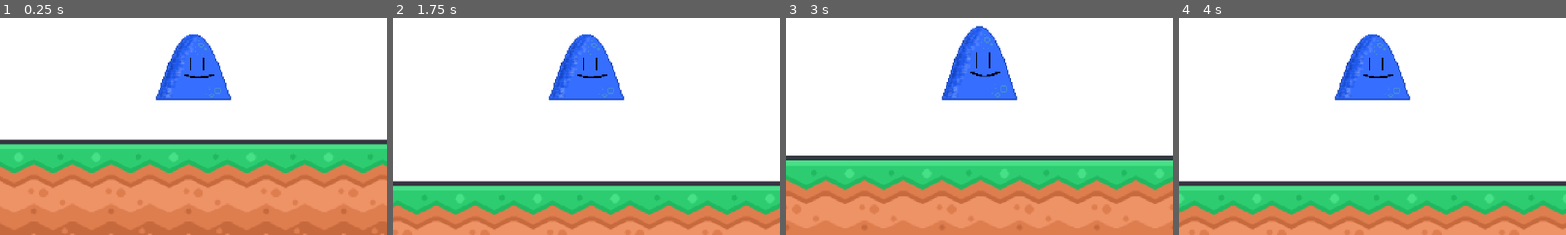
Above: before the commit, frames 1-4 (left to right).
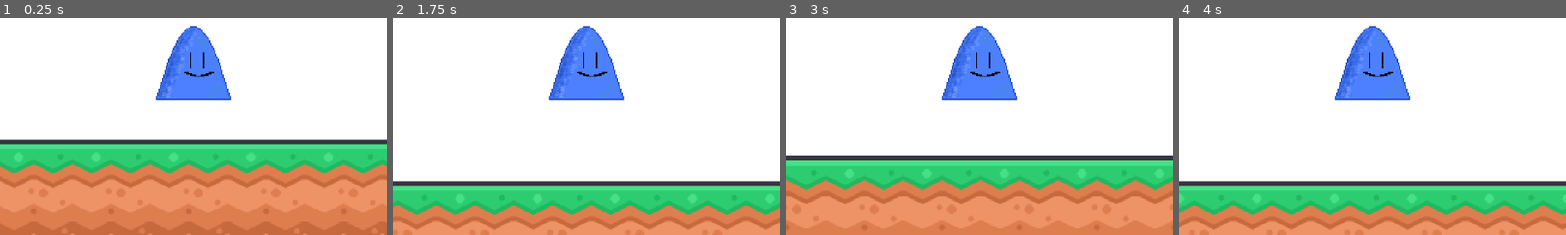
Above: after the commit, the same moments.

Repository: NeonJacketGuy/godot-starter
Game: Godot game, scene res://scenes/main/main.tscn
Two runs of this game, one before a commit and one after it. Both use one fixed random seed, a clock stepped at 60 frames per second and the inputs below.
Inputs:
- Up to frame 1 (0.25 s): no input
- Up to frame 2 (1.75 s): hold D (move_right) from 0.53 s (still down); tap Space (jump) at 0.6, 0.77, 1.07, 1.35, 1.52 s
- Up to frame 3 (3 s): tap Space (jump) at 1.82, 2.1, 2.85 s; release D (move_right) at 2.03 s; hold A (move_left) 2.03-2.78 s; hold D (move_right) from 2.78 s (still down)
- Up to frame 4 (4 s): keep holding D (move_right); tap Space (jump) at 3.02, 3.32, 3.6, 3.77 s
The pictures show only the part of the screen within x 25-75%, y 40-90%; the shares and areas given below are measured in that part.

The runs differ from the first frame. In frame 1, 1.5% of the frame differs, in the area x 40-60%, y 3-38%; in frame 2, 1.5%; in frame 3, 0.6%; in frame 4, 1.5%.

Commit message:
Better animating

Diff:
--- a/scenes/levels/level-01.tscn
+++ b/scenes/levels/level-01.tscn
@@ -3,9 +3,9 @@
 [ext_resource type="Texture2D" uid="uid://c1lsyl6hdwcwc" path="res://assets/art/backgrounds-spritesheet.png" id="1_43mrd"]
 [ext_resource type="Script" uid="uid://bx5p65j4skc2u" path="res://scenes/levels/level_01.gd" id="1_h6en2"]
 [ext_resource type="Texture2D" uid="uid://uume5mhmdr3q" path="res://assets/art/tiles-spritesheet.png" id="3_1j0ho"]
-[ext_resource type="Texture2D" uid="uid://bmhiaw007xi2k" path="res://assets/art/Easter Eggs/DADS Easter Egg.png" id="3_l0wqo"]
+[ext_resource type="Texture2D" uid="uid://bmhiaw007xi2k" path="res://assets/art/easterEggs/DADS Easter Egg.png" id="3_l0wqo"]
 [ext_resource type="PackedScene" uid="uid://mtb3m6j6ilk1" path="res://scenes/player/player.tscn" id="3_w44ue"]
-[ext_resource type="Texture2D" uid="uid://b4xfilnlmcymi" path="res://assets/art/Easter Eggs/EasterEgg.png" id="4_1j0ho"]
+[ext_resource type="Texture2D" uid="uid://b4xfilnlmcymi" path="res://assets/art/easterEggs/EasterEgg.png" id="4_1j0ho"]
 
 [sub_resource type="TileSetAtlasSource" id="TileSetAtlasSource_w44ue"]
 texture = ExtResource("1_43mrd")
--- a/scenes/player/player.tscn
+++ b/scenes/player/player.tscn
@@ -1,7 +1,8 @@
 [gd_scene format=3 uid="uid://mtb3m6j6ilk1"]
 
 [ext_resource type="Script" uid="uid://hnqq2t5shhtv" path="res://scenes/player/player.gd" id="1_8afob"]
-[ext_resource type="Texture2D" uid="uid://dpxo7bm3f4xec" path="res://assets/art/Blob sprite sheet.png" id="2_dovo2"]
+[ext_resource type="Texture2D" uid="uid://dpxo7bm3f4xec" path="res://assets/art/player/Blob sprite sheet.png" id="2_dovo2"]
+[ext_resource type="Texture2D" uid="uid://cjhu0h5pxfcl4" path="res://assets/art/player/player-(first-art).png" id="3_gmlin"]
 
 [sub_resource type="AtlasTexture" id="AtlasTexture_gmlin"]
 atlas = ExtResource("2_dovo2")
@@ -85,15 +86,282 @@
 [sub_resource type="RectangleShape2D" id="RectangleShape2D_dovo2"]
 size = Vector2(62, 60)
 
+[sub_resource type="Animation" id="Animation_lvxji"]
+length = 0.001
+tracks/0/type = "value"
+tracks/0/imported = false
+tracks/0/enabled = true
+tracks/0/path = NodePath(".:frame")
+tracks/0/interp = 1
+tracks/0/loop_wrap = true
+tracks/0/keys = {
+"times": PackedFloat32Array(0),
+"transitions": PackedFloat32Array(1),
+"update": 1,
+"values": [0]
+}
+tracks/1/type = "value"
+tracks/1/imported = false
+tracks/1/enabled = true
+tracks/1/path = NodePath(".:flip_h")
+tracks/1/interp = 1
+tracks/1/loop_wrap = true
+tracks/1/keys = {
+"times": PackedFloat32Array(0),
+"transitions": PackedFloat32Array(1),
+"update": 1,
+"values": [false]
+}
+
+[sub_resource type="Animation" id="Animation_p47bc"]
+resource_name = "fall_left"
+length = 0.1
+tracks/0/type = "value"
+tracks/0/imported = false
+tracks/0/enabled = true
+tracks/0/path = NodePath(".:frame")
+tracks/0/interp = 1
+tracks/0/loop_wrap = true
+tracks/0/keys = {
+"times": PackedFloat32Array(0),
+"transitions": PackedFloat32Array(1),
+"update": 1,
+"values": [0]
+}
+tracks/1/type = "value"
+tracks/1/imported = false
+tracks/1/enabled = true
+tracks/1/path = NodePath(".:flip_h")
+tracks/1/interp = 1
+tracks/1/loop_wrap = true
+tracks/1/keys = {
+"times": PackedFloat32Array(0.033333335),
+"transitions": PackedFloat32Array(1),
+"update": 1,
+"values": [true]
+}
+
+[sub_resource type="Animation" id="Animation_75vfm"]
+resource_name = "fall_right"
+length = 0.1
+tracks/0/type = "value"
+tracks/0/imported = false
+tracks/0/enabled = true
+tracks/0/path = NodePath(".:frame")
+tracks/0/interp = 1
+tracks/0/loop_wrap = true
+tracks/0/keys = {
+"times": PackedFloat32Array(0),
+"transitions": PackedFloat32Array(1),
+"update": 1,
+"values": [0]
+}
+tracks/1/type = "value"
+tracks/1/imported = false
+tracks/1/enabled = true
+tracks/1/path = NodePath(".:flip_h")
+tracks/1/interp = 1
+tracks/1/loop_wrap = true
+tracks/1/keys = {
+"times": PackedFloat32Array(0.033333335),
+"transitions": PackedFloat32Array(1),
+"update": 1,
+"values": [false]
+}
+
+[sub_resource type="Animation" id="Animation_0owmy"]
+resource_name = "idle_left"
+length = 0.1
+tracks/0/type = "value"
+tracks/0/imported = false
+tracks/0/enabled = true
+tracks/0/path = NodePath(".:frame")
+tracks/0/interp = 1
+tracks/0/loop_wrap = true
+tracks/0/keys = {
+"times": PackedFloat32Array(0),
+"transitions": PackedFloat32Array(1),
+"update": 1,
+"values": [0]
+}
+tracks/1/type = "value"
+tracks/1/imported = false
+tracks/1/enabled = true
+tracks/1/path = NodePath(".:flip_h")
+tracks/1/interp = 1
+tracks/1/loop_wrap = true
+tracks/1/keys = {
+"times": PackedFloat32Array(0.033333335),
+"transitions": PackedFloat32Array(1),
+"update": 1,
+"values": [true]
+}
+
+[sub_resource type="Animation" id="Animation_qek5x"]
+resource_name = "idle_right"
+length = 0.1
+tracks/0/type = "value"
+tracks/0/imported = false
+tracks/0/enabled = true
+tracks/0/path = NodePath(".:frame")
+tracks/0/interp = 1
+tracks/0/loop_wrap = true
+tracks/0/keys = {
+"times": PackedFloat32Array(0),
+"transitions": PackedFloat32Array(1),
+"update": 1,
+"values": [0]
+}
+tracks/1/type = "value"
+tracks/1/imported = false
+tracks/1/enabled = true
+tracks/1/path = NodePath(".:flip_h")
+tracks/1/interp = 1
+tracks/1/loop_wrap = true
+tracks/1/keys = {
+"times": PackedFloat32Array(0.033333335),
+"transitions": PackedFloat32Array(1),
+"update": 1,
+"values": [false]
+}
+
+[sub_resource type="Animation" id="Animation_5gtgg"]
+resource_name = "jump_left"
+length = 0.1
+tracks/0/type = "value"
+tracks/0/imported = false
+tracks/0/enabled = true
+tracks/0/path = NodePath(".:frame")
+tracks/0/interp = 1
+tracks/0/loop_wrap = true
+tracks/0/keys = {
+"times": PackedFloat32Array(0),
+"transitions": PackedFloat32Array(1),
+"update": 1,
+"values": [0]
+}
+tracks/1/type = "value"
+tracks/1/imported = false
+tracks/1/enabled = true
+tracks/1/path = NodePath(".:flip_h")
+tracks/1/interp = 1
+tracks/1/loop_wrap = true
+tracks/1/keys = {
+"times": PackedFloat32Array(0.033333335),
+"transitions": PackedFloat32Array(1),
+"update": 1,
+"values": [true]
+}
+
+[sub_resource type="Animation" id="Animation_h17s1"]
+resource_name = "jump_right"
+length = 0.1
+tracks/0/type = "value"
+tracks/0/imported = false
+tracks/0/enabled = true
+tracks/0/path = NodePath(".:frame")
+tracks/0/interp = 1
+tracks/0/loop_wrap = true
+tracks/0/keys = {
+"times": PackedFloat32Array(0),
+"transitions": PackedFloat32Array(1),
+"update": 1,
+"values": [0]
+}
+tracks/1/type = "value"
+tracks/1/imported = false
+tracks/1/enabled = true
+tracks/1/path = NodePath(".:flip_h")
+tracks/1/interp = 1
+tracks/1/loop_wrap = true
+tracks/1/keys = {
+"times": PackedFloat32Array(0.033333335),
+"transitions": PackedFloat32Array(1),
+"update": 1,
+"values": [false]
+}
+
+[sub_resource type="Animation" id="Animation_je7p5"]
+resource_name = "walk_left"
+length = 0.1
+step = 0.1
+tracks/0/type = "value"
+tracks/0/imported = false
+tracks/0/enabled = true
+tracks/0/path = NodePath(".:frame")
+tracks/0/interp = 1
+tracks/0/loop_wrap = true
+tracks/0/keys = {
+"times": PackedFloat32Array(0),
+"transitions": PackedFloat32Array(1),
+"update": 1,
+"values": [0]
+}
+tracks/1/type = "value"
+tracks/1/imported = false
+tracks/1/enabled = true
+tracks/1/path = NodePath(".:flip_h")
+tracks/1/interp = 1
+tracks/1/loop_wrap = true
+tracks/1/keys = {
+"times": PackedFloat32Array(0.033333335),
+"transitions": PackedFloat32Array(1),
+"update": 1,
+"values": [true]
+}
+
+[sub_resource type="Animation" id="Animation_fm80t"]
+resource_name = "walk_right"
+length = 0.1
+tracks/0/type = "value"
+tracks/0/imported = false
+tracks/0/enabled = true
+tracks/0/path = NodePath(".:frame")
+tracks/0/interp = 1
+tracks/0/loop_wrap = true
+tracks/0/keys = {
+"times": PackedFloat32Array(0),
+"transitions": PackedFloat32Array(1),
+"update": 1,
+"values": [0]
+}
+tracks/1/type = "value"
+tracks/1/imported = false
+tracks/1/enabled = true
+tracks/1/path = NodePath(".:flip_h")
+tracks/1/interp = 1
+tracks/1/loop_wrap = true
+tracks/1/keys = {
+"times": PackedFloat32Array(0.033333335),
+"transitions": PackedFloat32Array(1),
+"update": 1,
+"values": [true]
+}
+
+[sub_resource type="AnimationLibrary" id="AnimationLibrary_gx1jg"]
+_data = {
+&"RESET": SubResource("Animation_lvxji"),
+&"fall_left": SubResource("Animation_p47bc"),
+&"fall_right": SubResource("Animation_75vfm"),
+&"idle_left": SubResource("Animation_0owmy"),
+&"idle_right": SubResource("Animation_qek5x"),
+&"jump_left": SubResource("Animation_5gtgg"),
+&"jump_right": SubResource("Animation_h17s1"),
+&"walk_left": SubResource("Animation_je7p5"),
+&"walk_right": SubResource("Animation_fm80t")
+}
+
 [node name="Player" type="CharacterBody2D" unique_id=1207979450 groups=["player"]]
-position = Vector2(0, -66)
 script = ExtResource("1_8afob")
 jump_velocity = -400.0
 
 [node name="AnimatedSprite2D" type="AnimatedSprite2D" parent="." unique_id=1353549617]
+visible = false
 sprite_frames = SubResource("SpriteFrames_lvxji")
-animation = &"fall"
 autoplay = "default"
+
+[node name="Sprite2D" type="Sprite2D" parent="." unique_id=865513739]
+texture = ExtResource("3_gmlin")
 
 [node name="CollisionShape2D" type="CollisionShape2D" parent="." unique_id=204977325]
 position = Vector2(0, 2)
@@ -104,3 +372,7 @@
 zoom = Vector2(1.8, 1.8)
 
 [node name="JumpSound" type="AudioStreamPlayer2D" parent="." unique_id=505160413]
+
+[node name="AnimationPlayer" type="AnimationPlayer" parent="." unique_id=1050549860]
+root_node = NodePath("../Sprite2D")
+libraries/ = SubResource("AnimationLibrary_gx1jg")
Binary file removed: assets/art/Animations/Idle/Blob Idle 1.png
Not shown, removed: assets/art/Animations/Idle/Blob Idle 1.png.import
Binary file removed: assets/art/Animations/Idle/Blob Idle 2.png
Not shown, removed: assets/art/Animations/Idle/Blob Idle 2.png.import
Binary file removed: assets/art/Animations/Idle/Blob Idle 3.png
Not shown, removed: assets/art/Animations/Idle/Blob Idle 3.png.import
Binary file removed: assets/art/Animations/Jump/Blob Jump 1.png
Not shown, removed: assets/art/Animations/Jump/Blob Jump 1.png.import
Binary file removed: assets/art/Animations/Jump/Blob Jump 2.png
Not shown, removed: assets/art/Animations/Jump/Blob Jump 2.png.import
Binary file removed: assets/art/Animations/Jump/Blob Jump 3.png
Binary file removed: assets/art/Animations/Jump/Blob Jump 4.png
(and 32 more such lines)
